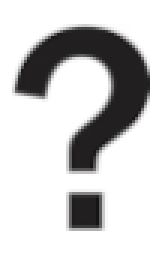
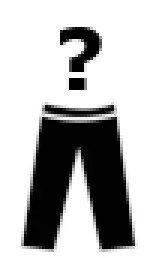
Comparing the layer stacks of the two w=162, h=258 images. Changes:
added layer "?" above "tshirt" over [60, 27, 102, 90]
showed "Long pants" over [12, 24, 150, 252]
